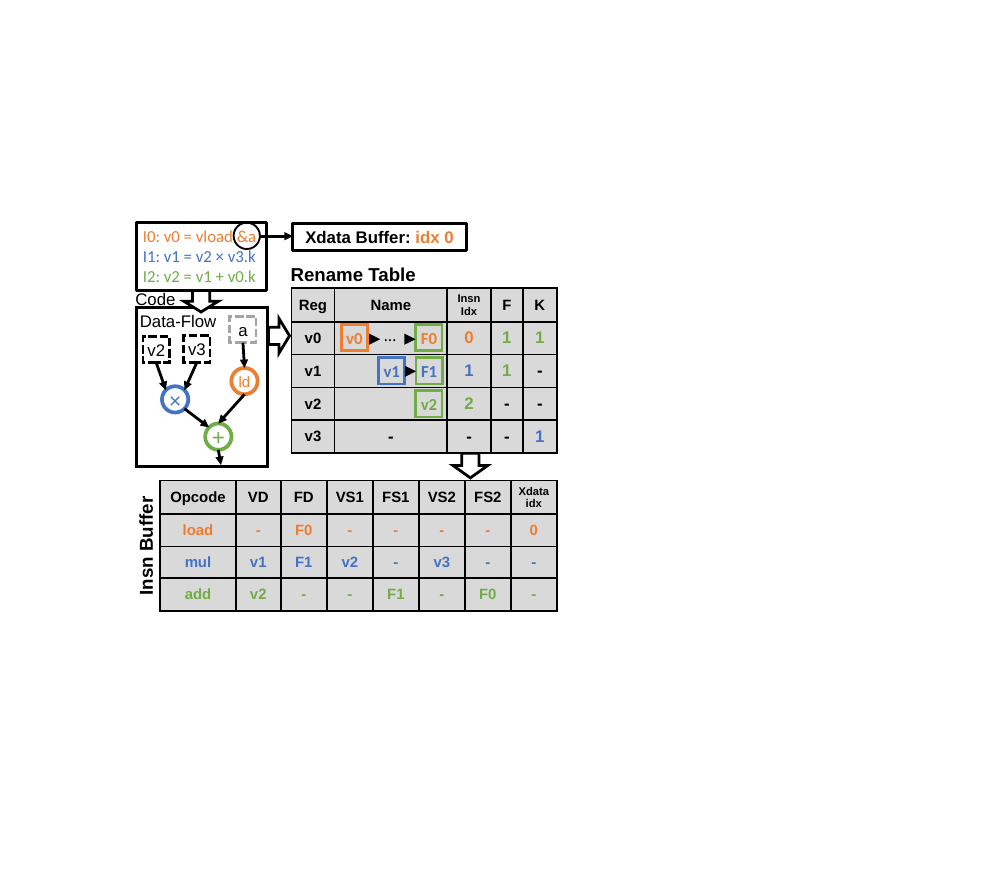
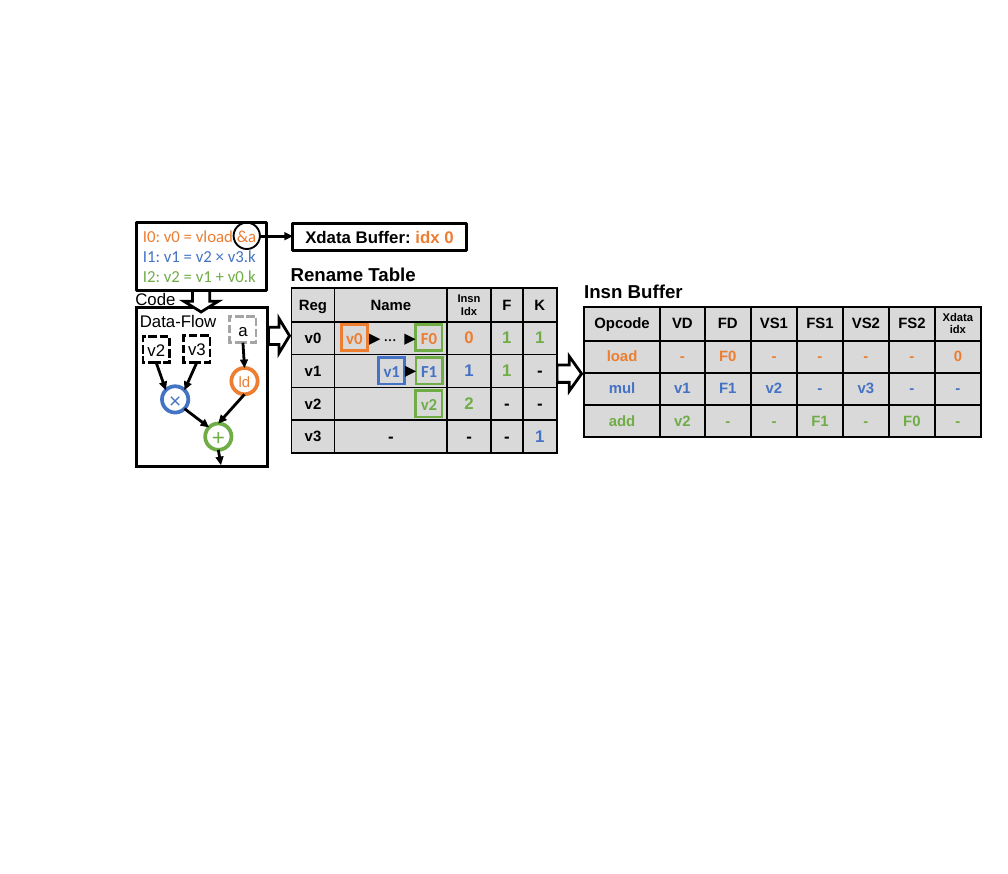
Before and after one commit to G-ram/thesis, a slide deck: slide 12 of manic/figures/figures.pptx. Drawn at 1008x874 pixels with LibreOffice and Linux fonts; fonts in the diff are those of the drawing. Boxes give left, top, right and bottom in pixels: in the first picture for what was removed or moved away, otherwise in the second. Text is boxed around its words. In the diff, an @@ line names an element or a change of style, - is before the commit and + after.

```diff
--- a/manic/figures/figures.pptx
+++ b/manic/figures/figures.pptx
@@ text "Insn Buffer": place and size @@
-text "Insn Buffer" at (136,504,157,594)
+text "Insn Buffer" at (584,284,683,299)
@@ text "Insn Buffer" at (584,284,683,299): rotation 270 to 0 degrees @@
@@ table: place and size @@
-table at (160,480,556,611)
+table at (584,307,980,437)
@@ right arrow at (557,356,582,390): rotation 90 to 0 degrees @@
```
Also in this commit, not shown: 1 slide added, 6 other files.
